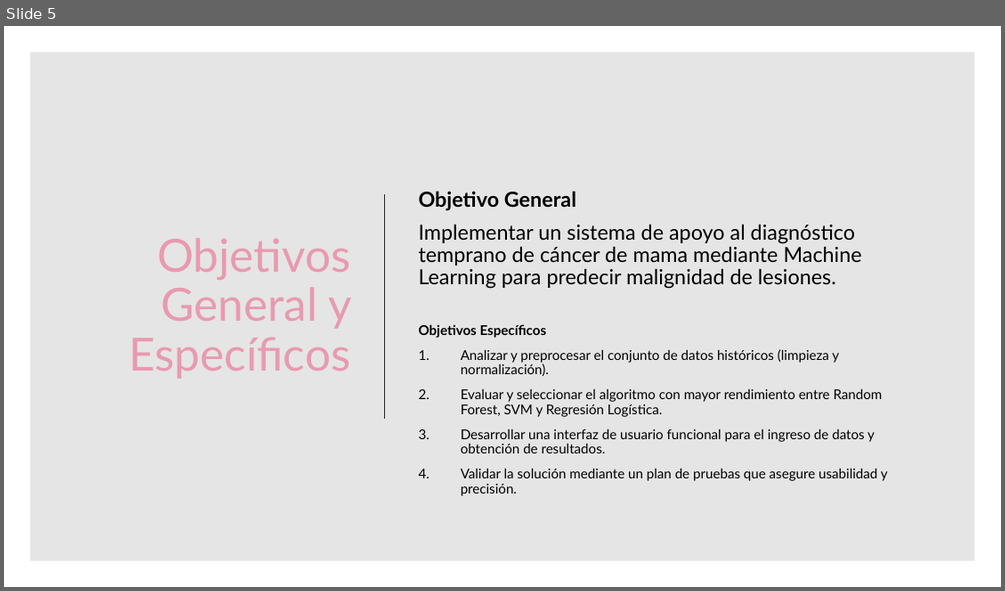
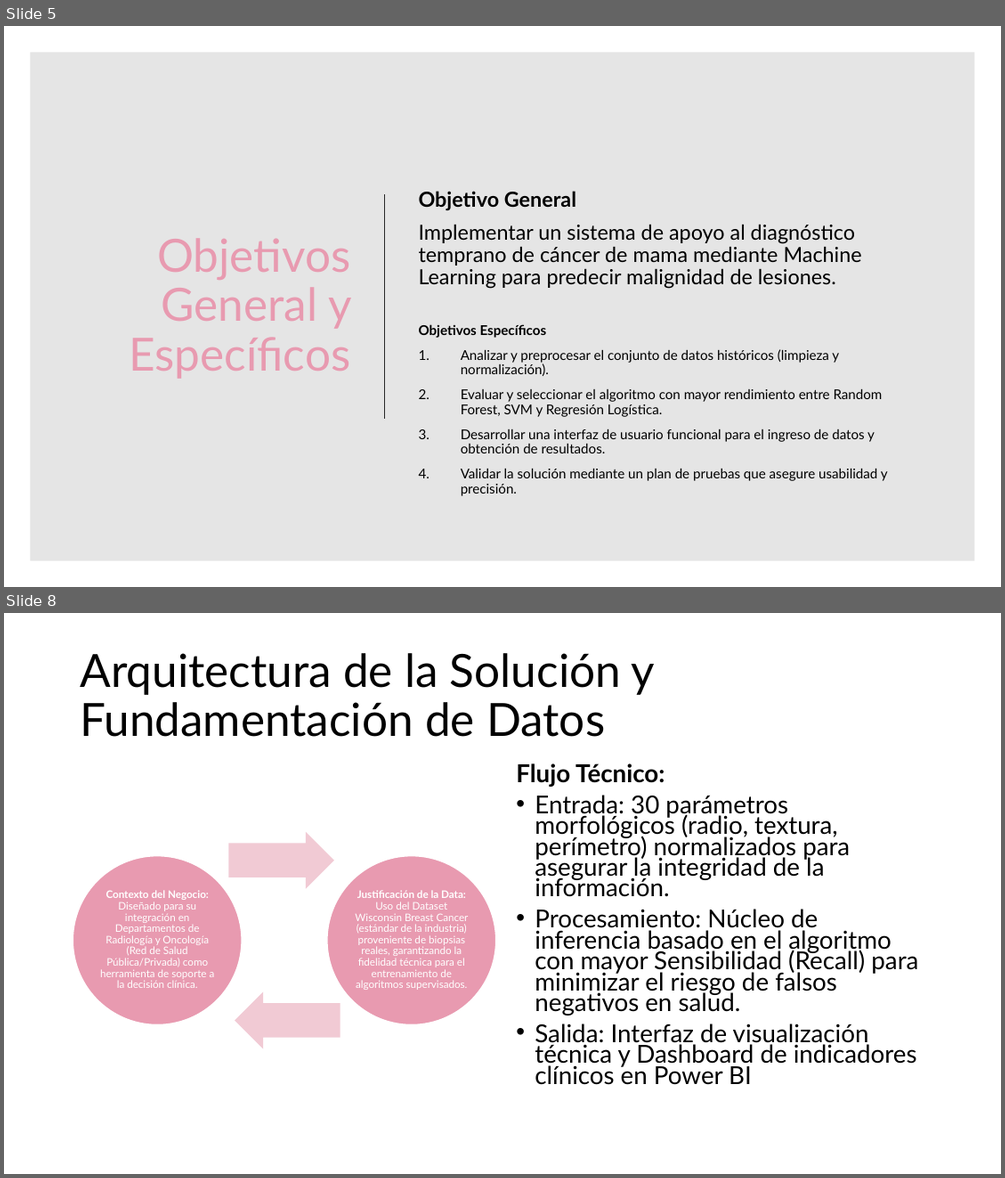
Before and after one commit to sharkz14/Capstone-Karla-Acuna-2026, a slide deck: FASE 1/Evidencias Grupales/Presentacion_Sistema de Apoyo al Diagnóstico Temprano de Cáncer.pptx. Shown one above the other, each under a label of ours: slide 5 before the commit, slides 5 and 8 after it; the slides between them are not shown. The pictures are 1005x591 and 1005x1178 pixels, drawn with LibreOffice and Linux fonts; fonts in the diff are those of the drawing. Boxes give left, top, right and bottom in pixels: in the first picture for what was removed or moved away, otherwise in the second. Text is boxed around its words. In the diff, an @@ line names an element or a change of style, - is before the commit and + after.

```diff
--- a/FASE 1/Evidencias Grupales/Presentacion_Sistema de Apoyo al Diagnóstico Temprano de Cáncer.pptx
+++ b/FASE 1/Evidencias Grupales/Presentacion_Sistema de Apoyo al Diagnóstico Temprano de Cáncer.pptx
@@ slide 8 added at [4, 613, 1001, 1174], background #FFFFFF @@
@@ title added at [80, 653, 655, 737], 44 pt, text #000000 @@
+Arquitectura de la Solución y Fundamentación de Datos
@@ text added at [516, 763, 918, 1085], 23.8 pt, text #000000 @@
+Flujo Técnico:
+• Entrada: 30 parámetros morfológicos (radio, textura, perímetro) normalizados para asegurar la integridad de la información.
+• Procesamiento: Núcleo de inferencia basado en el algoritmo con mayor Sensibilidad (Recall) para minimizar el riesgo de falsos negativos en salud.
+• Salida: Interfaz de visualización técnica y Dashboard de indicadores clínicos en Power BI
@@ group added at [73, 831, 496, 1048]: 2 ellipses, 2 texts, 2 right arrows @@
+Contexto del Negocio: Diseñado para su integración en Departamentos de Radiología y Oncología (Red de Salud Pública/Privada) como herramienta de soporte a la decisión clínica.
+Justificación de la Data: Uso del Dataset Wisconsin Breast Cancer (estándar de la industria) proveniente de biopsias reales, garantizando la fidelidad técnica para el entrenamiento de algoritmos supervisados.
```
Also in this commit, not shown: 2 slides changed, 1 other slide added, 2 slides removed, 1 other file.
